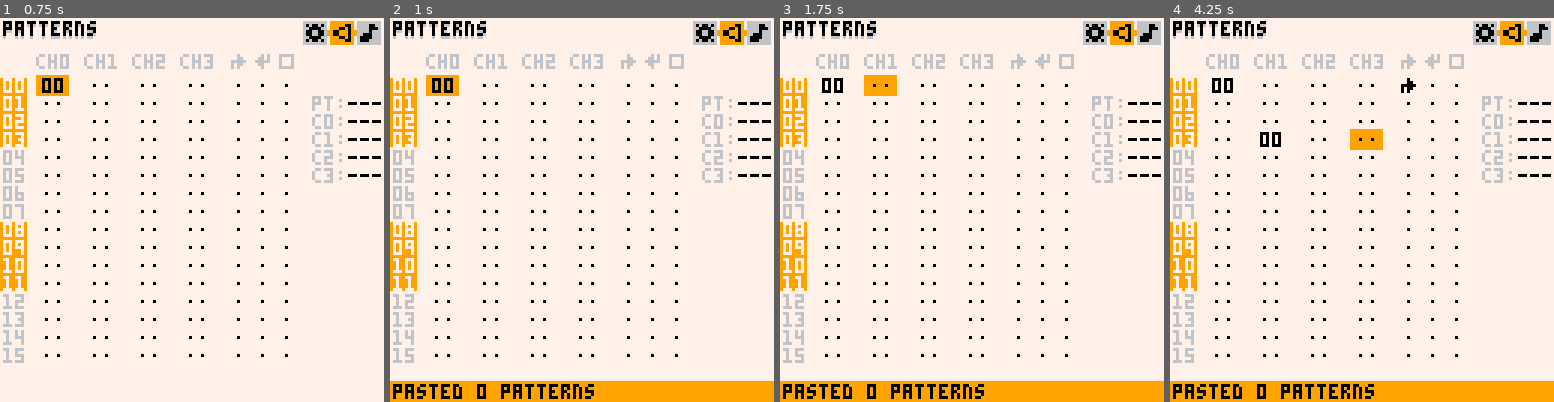
Above: before the commit, frames 1-4 (left to right).
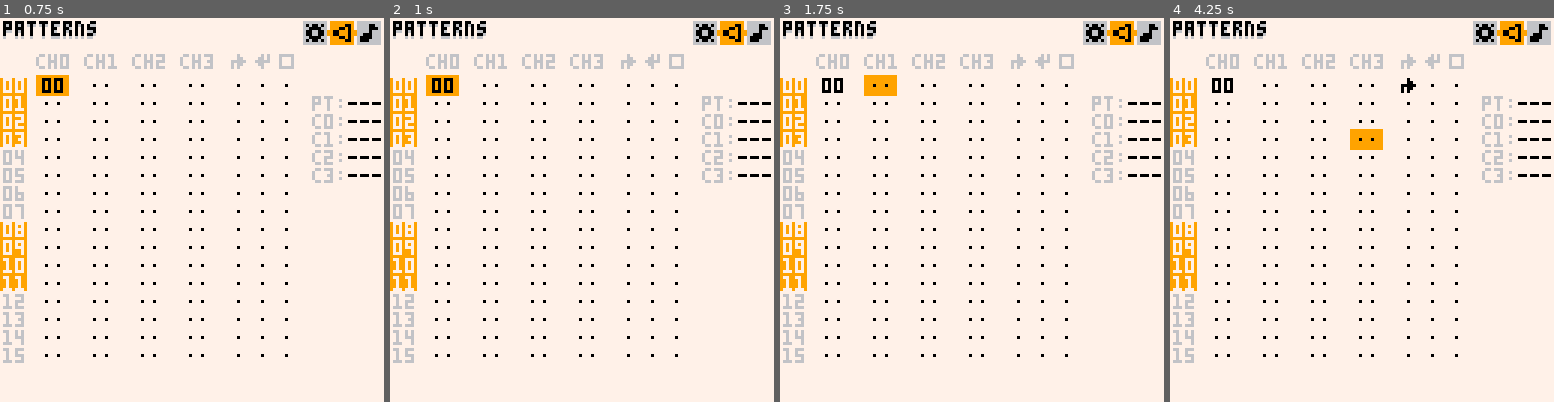
Above: after the commit, the same moments.

Repository: romainchapou/pico-sound-dj
Game: PICO-8 cartridge psdj.p8
Two runs of this game, one before a commit and one after it. Both use one fixed random seed, a clock stepped at 60 frames per second and the inputs below.
Inputs:
- Up to frame 1 (0.75 s): tap X (X key) at 0.33 s; tap O (Z key) at 0.7 s
- Up to frame 2 (1 s): no input
- Up to frame 3 (1.75 s): tap X (X key) at 1.07 s; hold Right from 1.6 s (still down); tap O (Z key) at 1.7 s
- Up to frame 4 (4.25 s): tap X (X key) at 1.85, 2.97, 4.08 s; release Right at 2.1 s; tap O (Z key) every 0.4 s from 2.1 to 4.1 s; hold Up 2.15-2.42 s; hold Right 2.47-3.03 s; hold Left 3.08-3.58 s; hold Down 3.63-3.97 s; hold Right from 4.02 s (still down)

Frame 1 is identical in both runs. In frame 2, 5.5% of the frame differs, in the area x 0-100%, y 94-100%; in frame 3, 5.5%; in frame 4, 5.6%, in the area x 0-100%, y 29-100%.

Commit message:
Improve button mappings

Diff:
--- a/key_handler.lua
+++ b/key_handler.lua
@@ -105,6 +105,9 @@
 
 -- return true when the sequence "btn(v1) -> btn(v2)" is quickly inputed
 -- v1 must be 4 or 5
+--
+-- TODO @Cleanup: if this is only used for btnp_seq(4, 4), some simplifications
+-- could be done in the key_handler class
 function btnp_seq(v1, v2)
   local ret = key_handler.states[v1][v2].seq_registered
 
--- a/main.lua
+++ b/main.lua
@@ -9,6 +9,12 @@
   CHANNEL_X_OFFSET = 16
 
   T = 0 -- test variable
+
+  show_debug_perfs = false
+
+  menuitem(1, "debug perfs", function()
+    show_debug_perfs = not show_debug_perfs
+  end)
 
   current_pane_i = 2
 
@@ -92,4 +98,10 @@
   message_panel:draw()
 
   debug:draw()
+
+  if show_debug_perfs then
+    rectfill(0, 113, 28, 128, 0)
+    print(stat(7), 1, 114, 11)      -- fps
+    print(stat(1)*100, 1, 121, 11)  -- cpu
+  end
 end
--- a/note_widget.lua
+++ b/note_widget.lua
@@ -75,17 +75,15 @@
       end
 
       if not sfx_editor.n_multi_selection then
-        if btn(4) then
-          if btnp_once(5) then
-            -- cut the selection by copying its value to last_edited_note
-            sfx_editor.last_edited_note = make_note_widget()
-            sfx_editor.last_edited_note:copy_values(_ENV)
+        if btn(5) and btnp_once(4) then
+          -- cut the selection by copying its value to last_edited_note
+          sfx_editor.last_edited_note = make_note_widget()
+          sfx_editor.last_edited_note:copy_values(_ENV)
 
-            volume.value = 0
-          end
+          volume.value = 0
+        end
 
-          return
-        end
+        if btn(4) then return end
 
         -- single X press pastes the last edited note if on
         -- an empty note in the pitch colum
--- a/pattern_editor.lua
+++ b/pattern_editor.lua
@@ -81,12 +81,12 @@
         return
       end
 
-      if btnp_seq(5, 4) then
+      if btn(4) and btnp_once(5) then
         paste_selected_patterns(_ENV)
         return
       end
     else
-      if btnp_seq(5, 5) then
+      if btn(5) and btnp_once(4) then
         cut_selected_patterns(_ENV)
         return
       end
--- a/pattern_widget.lua
+++ b/pattern_widget.lua
@@ -29,12 +29,12 @@
     -- TODO sub_selection should be 0 based
     update = function(_ENV, sub_selection)
       if sub_selection < #channels then
-        if not pattern_editor.multi_selection and btnp_once(5) then
-          if btn(4) then
+        if not pattern_editor.multi_selection then
+          if btn(5) and btnp_once(4) then
             -- TODO also copy the channel here (cut behaviour)
             is_channel_activated[sub_selection+1] = false
             pattern_editor.last_edited_pattern = channels[sub_selection+1].value
-          else
+          elseif btnp_once(5) then
             -- activate the channel
             if not is_channel_activated[sub_selection+1] then
               channels[sub_selection+1].value = pattern_editor.last_edited_pattern
--- a/sfx_editor.lua
+++ b/sfx_editor.lua
@@ -172,13 +172,13 @@
         return
       end
 
-      if btnp_seq(5, 4) then
+      if btn(4) and btnp_once(5) then
         paste_selection(_ENV)
         notes[n_current_note]:play_tmp_note()
         return
       end
     else
-      if btnp_seq(5, 5) then
+      if btn(5) and btnp_once(4) then
         cut_selected_notes(_ENV)
         return
       end
@@ -268,7 +268,7 @@
     if btnp_seq(4, 4) then
       copy_whole_sfx(_ENV)
       return
-    elseif btnp_seq(4, 5) then
+    elseif btn(5) and btnp_once(4) then
       paste_selection(_ENV)
       return
     end
